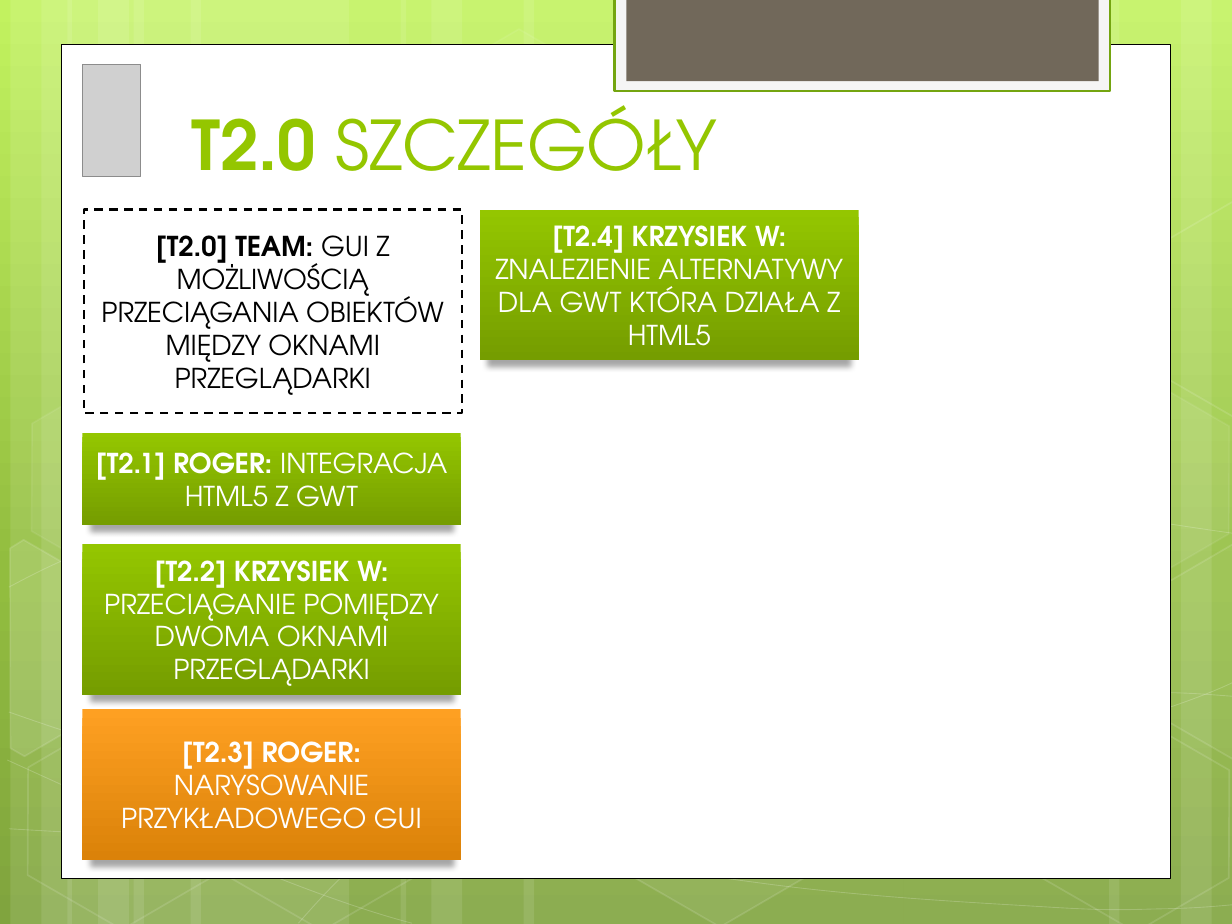
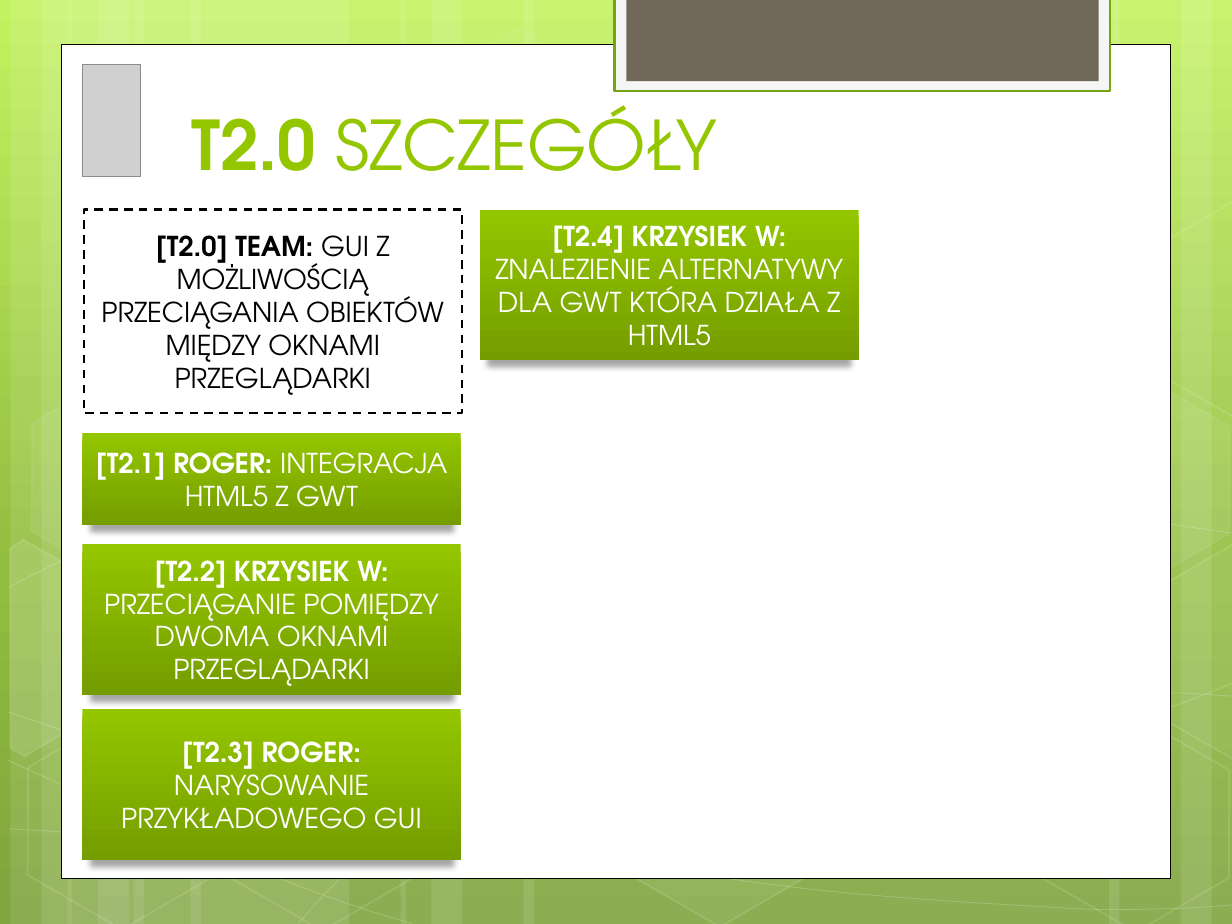
Before and after one commit to Blondas/planner2, a slide deck: slide 5 of dokumentacja/KPI.pptx. Drawn at 1232x924 pixels with LibreOffice and Linux fonts; fonts in the diff are those of the drawing; grey boxes stand for pictures. Boxes give left, top, right and bottom in pixels: in the first picture for what was removed or moved away, otherwise in the second. Text is boxed around its words. In the diff, an @@ line names an element or a change of style, - is before the commit and + after.

```diff
--- a/dokumentacja/KPI.pptx
+++ b/dokumentacja/KPI.pptx
@@ rectangle "[T2.3] ROGER: NARYSOWANIE PRZYKŁADOWEGO GUI" at box(83, 710, 461, 860): fill gradient #FEA022 to #DB820A to gradient #94C600 to #769D00 @@
```
Also in this commit, not shown: 2 other slides changed.
